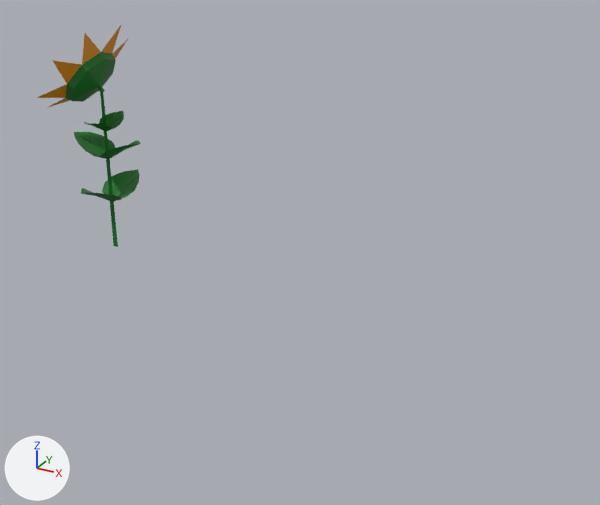
A saved change to the Blender file stuff/Plants/Herbs/Sunflower/Model/Sunflower.blend.
Rendered twice from a 50 mm camera at (9.11, -10.01, 5.63) aimed at (3.86, -0.45, 0.85). Arrows for +X, +Y and +Z are at lower left; the lights stay in place.

In view in the first picture: 'Big Sunflower'.
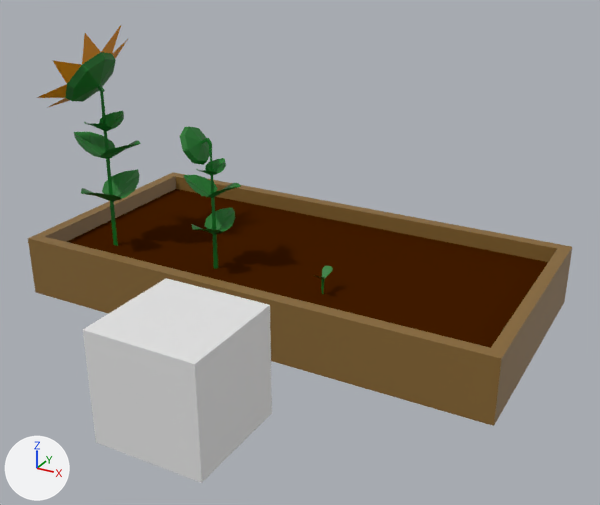
The newer file is also turned or shifted as a whole; pictures and numbers use the older file's frame.

Boxes [x1, y1, x2, y2] around the edits, measured in the pictures (600 x 505 px):
'Bed Lowpolly', added (brown): after [28, 172, 572, 426]
    faces in mat_wood (brown #886732): [28, 172, 572, 426]
    faces in mat_ground (brown #421c00): [67, 189, 548, 348]
'PlaceSize', added: after [83, 278, 272, 483]
'Average Sunflower.002', added (green): after [180, 126, 241, 269]
'Small Sunflower.002', added: after [313, 266, 333, 294]

What changed in the scene script:
```text
Add mat_ground:
    mat_ground = principled_material('Ground')
    mat_ground.base_color = (0.0552, 0.0116, 0.0)  # brown #421c00
    mat_ground.roughness = 0.6
    mat_ground.specular_ior_level = 0.0
Add mat_wood:
    mat_wood = principled_material('Wood')
    mat_wood.base_color = (0.246, 0.137, 0.032)  # brown #886732
Add me_cube_016:
    me_cube_016.from_pydata(...)  # 16 vertices, 13 faces; spans x 0.0..8.0, y 0.0..4.0, z 0.0..1.0
    # faces by material slot: [12, 1]
    me_cube_016.materials.append(mat_wood)  # brown #886732
    me_cube_016.materials.append(mat_ground)  # brown #421c00
Add me_cube_011:
    me_cube_011.from_pydata(...)  # 25 vertices, 6 faces; spans x -0.8..0.8, y -2.0..2.0, z -0.5..125.0
    me_cube_011.materials.append(mat_grass_green)  # dark green #09741f
Add me_cube_009:
    me_cube_009.from_pydata(...)  # 136 vertices, 94 faces; spans x -5.0..6.0, y -6.0..6.0, z 4.0..773.0
    me_cube_009.materials.append(mat_grass_green)  # dark green #09741f
Add me_cube_003:
    me_cube_003.from_pydata(...)  # a box spanning x -1.0..1.0, y -1.0..1.0, z -1.0..1.0
Add ob_bed_lowpolly:
    ob_bed_lowpolly = bpy.data.objects.new('Bed Lowpolly', me_cube_016)
    ob_bed_lowpolly.location = (-1.0, -1.0, -0.71)
Add ob_small_sunflower_002:
    ob_small_sunflower_002 = bpy.data.objects.new('Small Sunflower.002', me_cube_011)
    ob_small_sunflower_002.location = (4.0, 0.0, 0.01)
    ob_small_sunflower_002.scale = (0.103, 0.103, 0.00323)
Add ob_average_sunflower_002:
    ob_average_sunflower_002 = bpy.data.objects.new('Average Sunflower.002', me_cube_009)
    ob_average_sunflower_002.location = (2.0, 0.0, 0.01)
    ob_average_sunflower_002.scale = (0.0953, 0.0953, 0.00298)
Add ob_placesize:
    ob_placesize = bpy.data.objects.new('PlaceSize', me_cube_003)
    ob_placesize.location = (3.98, -3.46, 0.51)
    ob_placesize.scale = (0.74, 0.74, 0.74)
```
